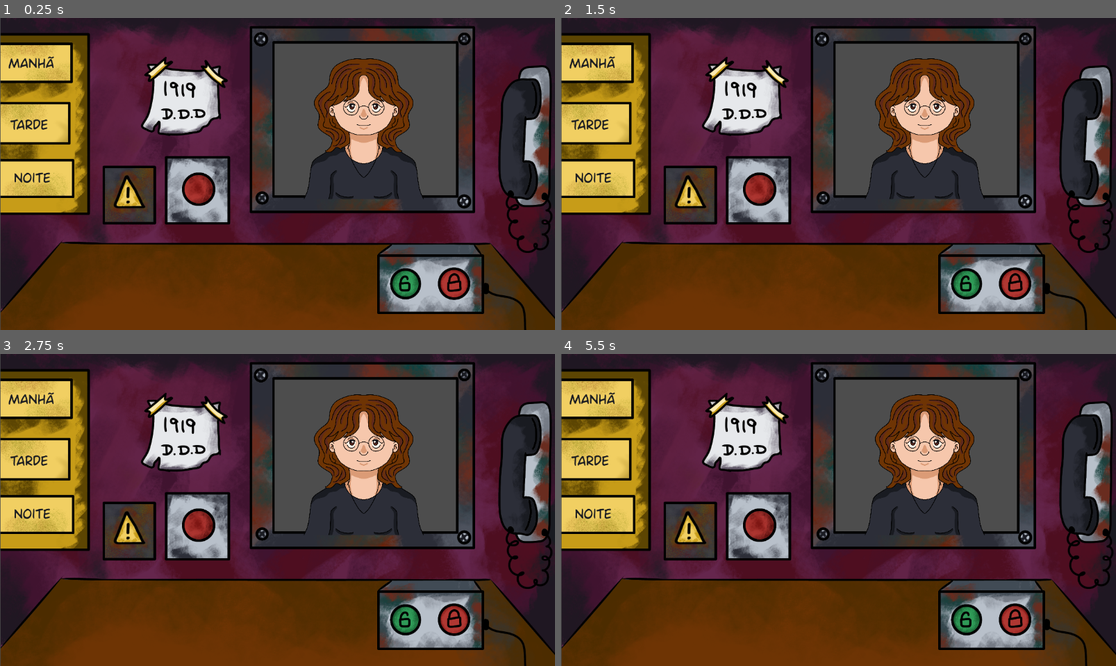
Above: before the commit, frames 1-4 (two rows, left to right).
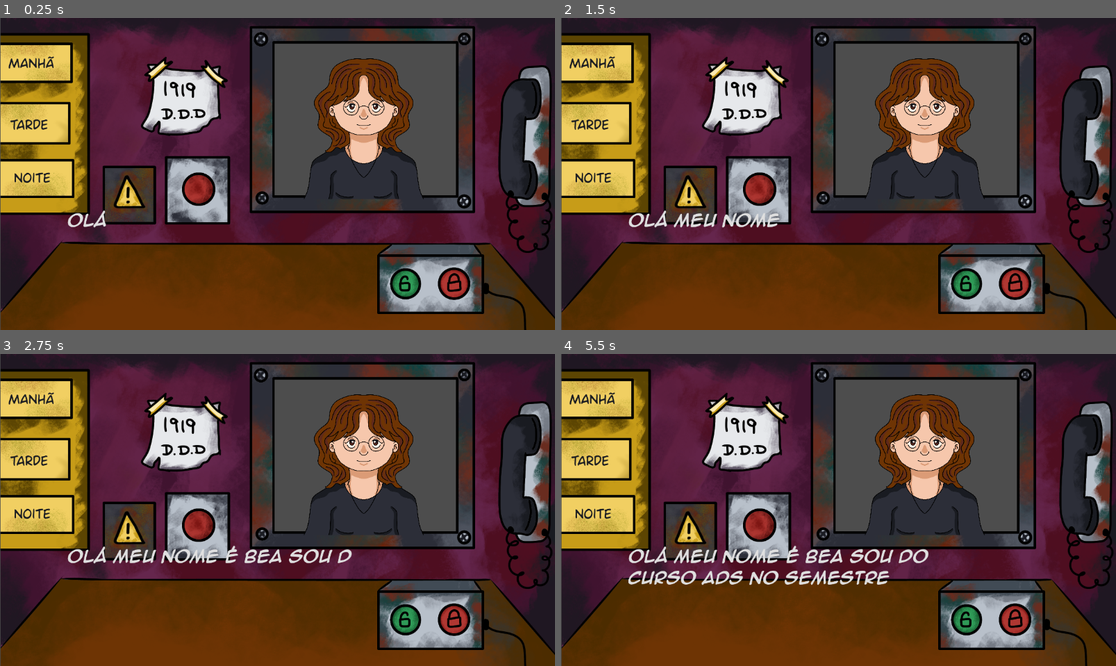
Above: after the commit, the same moments.

Repository: Ricgcs/FearTec
Game: Godot game, scene res://jogo.tscn
The game is run twice, just before and just after one commit, with the same random seed, the same clock (stepped at 60 frames per second) and the same inputs. This scene is started directly instead of the project's main scene.
Inputs (mouse positions are in pixels of both pictures, inside the frame that each line leads up to):
- Up to frame 1 (0.25 s): no input
- Up to frame 2 (1.5 s): move the mouse to (960, 158) at 0.52 s; move the mouse to (727, 189) at 1.27 s
- Up to frame 3 (2.75 s): move the mouse to (333, 441) at 2.02 s
- Up to frame 4 (5.5 s): move the mouse to (810, 572) at 2.77 s; move the mouse to (1005, 556) at 3.52 s; move the mouse to (672, 463) at 4.27 s; move the mouse to (866, 510) at 5.02 s

The runs differ from the first frame. In frame 1, 0.2% of the frame differs, in the area x 12-20%, y 61-68%; in frame 2, 0.6%; in frame 3, 1.1%; in frame 4, 2.2%, in the area x 12-67%, y 61-75%.

Commit message:
testículo

Diff:
--- a/ControleDoJogo.gd
+++ b/ControleDoJogo.gd
@@ -17,4 +17,18 @@
 
 func _ready() -> void:
 	var p = pessoas.pick_random()
+
+	var fala = "Olá meu nome é %s sou do curso %s no semestre %d e minha matéria favorita é %s" % [
+		p.nome,
+		p.curso,
+		p.semestre,
+		p.materia_favorita
+	]
+	print(fala)
 	$fundo/Camera2D/Personagem.texture = load(p.caminho)
+
+	$fundo/Camera2D/fala.text = ""
+
+	for i in fala:
+		$fundo/Camera2D/fala.text += i
+		await get_tree().create_timer(0.1).timeout
--- a/jogo.tscn
+++ b/jogo.tscn
@@ -1,7 +1,11 @@
-[gd_scene load_steps=3 format=3 uid="uid://b2n4ykuaqbebm"]
+[gd_scene load_steps=5 format=3 uid="uid://b2n4ykuaqbebm"]
 
 [ext_resource type="Script" uid="uid://djuva3j0qbl37" path="res://ControleDoJogo.gd" id="1_evvns"]
 [ext_resource type="Texture2D" uid="uid://cycbw0tflf12u" path="res://backgrounds/tela_principal.png" id="1_kxg5b"]
+[ext_resource type="FontFile" uid="uid://bg426x7v2kci6" path="res://fontes/animeace2_bld.otf" id="3_1ap6j"]
+
+[sub_resource type="StyleBoxFlat" id="StyleBoxFlat_8c340"]
+bg_color = Color(0.6, 0.6, 0.6, 0)
 
 [node name="jogo" type="Control"]
 layout_mode = 3
@@ -27,3 +31,15 @@
 [node name="Personagem" type="Sprite2D" parent="fundo/Camera2D"]
 position = Vector2(297.816, -233.917)
 scale = Vector2(0.329316, 0.313337)
+
+[node name="fala" type="TextEdit" parent="fundo/Camera2D"]
+light_mask = 0
+offset_left = -725.407
+offset_top = 116.129
+offset_right = 364.593
+offset_bottom = 272.129
+theme_override_colors/background_color = Color(0, 0, 0, 0.00392157)
+theme_override_fonts/font = ExtResource("3_1ap6j")
+theme_override_font_sizes/font_size = 50
+theme_override_styles/normal = SubResource("StyleBoxFlat_8c340")
+wrap_mode = 1
